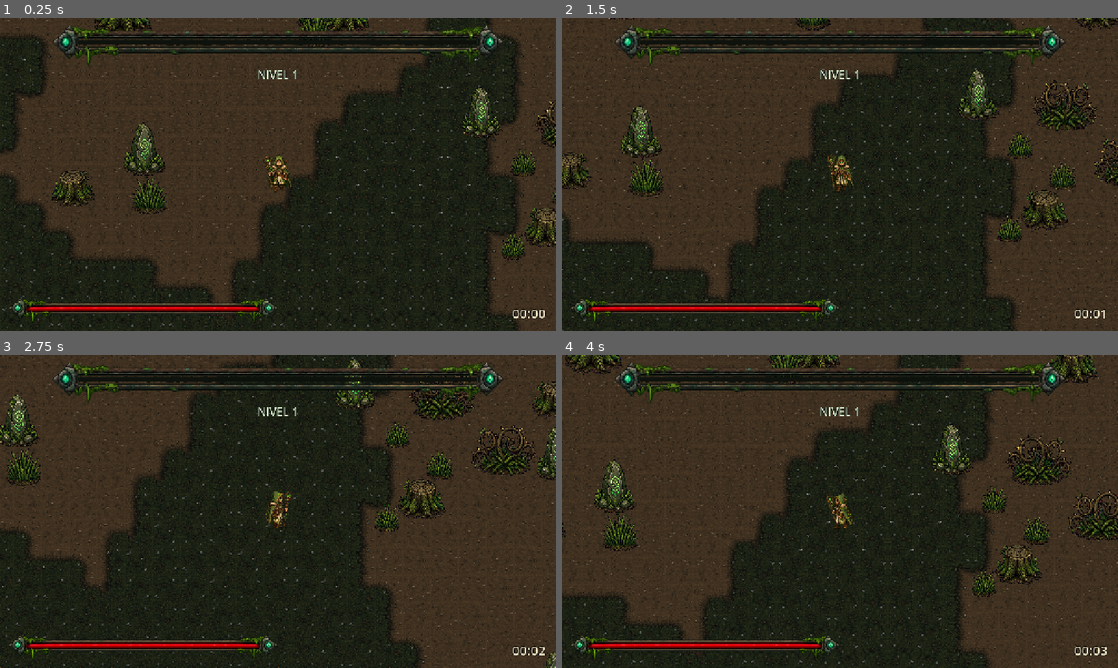
Above: before the commit, frames 1-4 (two rows, left to right).
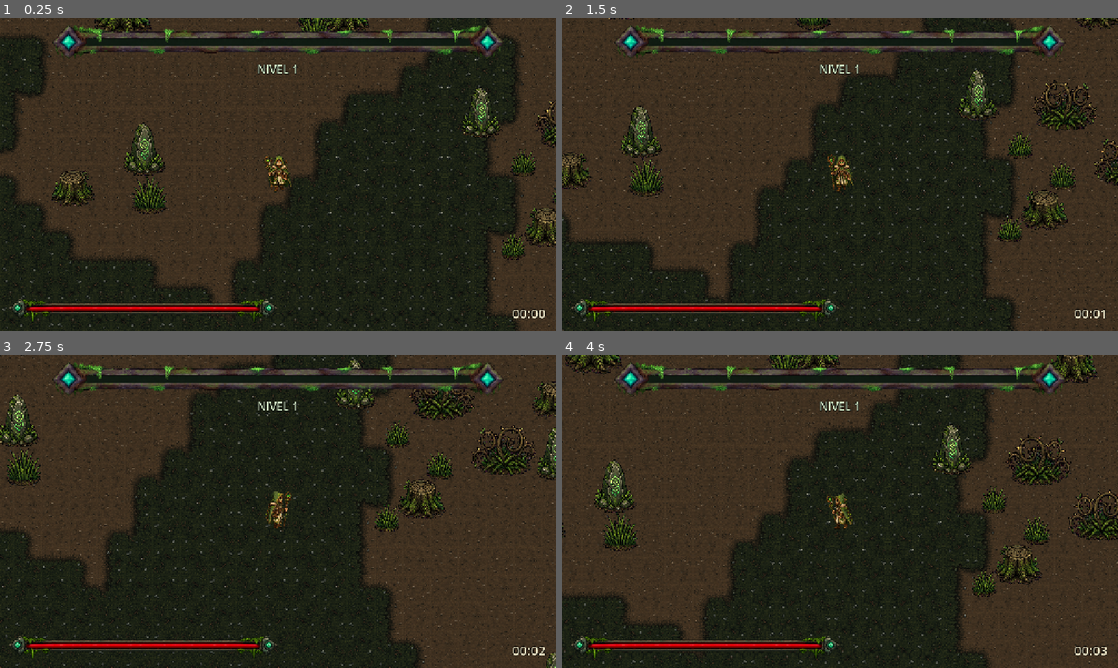
Above: after the commit, the same moments.

Repository: FearDev24/ForestSurvival
Game: Godot game, scene res://scenes/game/game.tscn
Same seed, same stepped clock (60 frames per second), same inputs: the game is played once before the commit and once after it.
Inputs:
- Up to frame 1 (0.25 s): no input
- Up to frame 2 (1.5 s): tap Enter at 0.5 s; hold D (move_right) 0.53-1.28 s; hold S (move_down) from 1.28 s (still down)
- Up to frame 3 (2.75 s): release S (move_down) at 2.03 s; hold D (move_right) from 2.03 s (still down)
- Up to frame 4 (4 s): release D (move_right) at 2.78 s; hold W (move_up) 2.78-3.53 s; hold A (move_left) from 3.53 s (still down)

The runs differ from the first frame. In frame 1, 3.8% of the frame differs, in the area x 2-91%, y 2-95%; in frame 2, 3.8%; in frame 3, 3.6%; in frame 4, 3.8%.

Commit message:
fix: refaz a barra de XP como placa macica com liquido pintado
A arte antiga era um quadro vazado -- dois trilhos finos com um buraco
no meio, sem corpo atras. Escurecer o buraco no processamento nao cria
placa, entao a barra lia como duas varetas flutuando. A nova arte e uma
placa macica com sulco, como a de vida sempre foi.

A barra de XP passa a vir em UMA peca so. O verde do liquido e
indistinguivel do musgo e do brilho da moldura, entao a mascara por cor
pegava a barra inteira -- o vermelho da vida nao tem esse problema por
ser a unica cor quente da arte. Em vez de extrair, o script acha a fenda
e pinta uma rampa verde dentro dela.

Dois ganhos alem de resolver a deteccao: o alinhamento passa a ser
garantido por construcao, e some o risco de as duas pecas nao serem a
mesma barra -- que foi exatamente o que aconteceu na tentativa de gerar
o par, com a fenda da vazia em cima e o canal da cheia centrado. E a
mascara do liquido exige pixel escuro, entao a hera que cai dentro do
sulco continua na frente da energia em vez de sumir debaixo dela.

O recuo das pontas mede o losango, nao a gema: a peca de pedra e bem
mais larga que a joia e o verde entrava nela. O sinal e a extensao
vertical por coluna, com filtro de mediana para as gotas de musgo nao
contarem como ponta.

Corte de fundo agora por cor E conexao com a borda. A barra brilha e
desbota o magenta em volta ate um rosa palido que escapa de qualquer
limiar de cor que nao coma a arte junto.

tests/test_hud.gd passa a exigir que o retangulo do no seja igual ao da
textura -- a arte nova tem 79 px de altura contra os 93 da anterior, e
sem essa checagem a moldura sairia esticada 18% sem ninguem notar.
Verificado por injecao. Oito suites passando.

Co-Authored-By: Claude Opus 5 <noreply@anthropic.com>

Diff:
--- a/scenes/ui/hud.tscn
+++ b/scenes/ui/hud.tscn
@@ -19,7 +19,7 @@
 offset_left = -520.0
 offset_top = 16.0
 offset_right = 520.0
-offset_bottom = 109.0
+offset_bottom = 95.0
 grow_horizontal = 2
 step = 0.01
 value = 0.0
@@ -31,9 +31,9 @@
 anchor_left = 0.5
 anchor_right = 0.5
 offset_left = -200.0
-offset_top = 112.0
+offset_top = 100.0
 offset_right = 200.0
-offset_bottom = 148.0
+offset_bottom = 136.0
 grow_horizontal = 2
 theme_override_colors/font_color = Color(0.85, 0.94, 0.8, 1)
 theme_override_colors/font_outline_color = Color(0, 0, 0, 1)
--- a/tests/test_hud.gd
+++ b/tests/test_hud.gd
@@ -96,6 +96,13 @@
 				% [nome, fundo.x, fundo.y, largura_tela, altura_tela])
 		if barra.fill_mode != TextureProgressBar.FILL_LEFT_TO_RIGHT:
 			_fail("%s deveria esvaziar da direita para a esquerda" % nome)
+		# O retângulo do nó precisa bater com a textura. Maior, a arte estica e
+		# a moldura deforma; menor não acontece, porque a textura é o mínimo.
+		var caixa := Vector2(barra.offset_right - barra.offset_left,
+			barra.offset_bottom - barra.offset_top)
+		if not (is_equal_approx(caixa.x, fundo.x) and is_equal_approx(caixa.y, fundo.y)):
+			_fail("%s: o nó mede %.0fx%.0f e a textura %.0fx%.0f — a arte sairia esticada"
+				% [nome, caixa.x, caixa.y, fundo.x, fundo.y])
 		# A arte do HUD não é pixel art: reduzida com NEAREST, serrilha.
 		if barra.texture_filter != CanvasItem.TEXTURE_FILTER_LINEAR:
 			_fail("%s deveria usar filtro LINEAR, usa %d" % [nome, barra.texture_filter])
Binary file removed: assets/_raw/barra-xp-cheia-original.png
Binary file changed: assets/_raw/barra-xp-vazia-original.png
Binary file changed: assets/ui/barra_vida_fundo.png
Binary file changed: assets/ui/barra_vida_preenchimento.png
Binary file changed: assets/ui/barra_xp_fundo.png
Binary file changed: assets/ui/barra_xp_preenchimento.png
Not shown, changed: docs/ASSET_WORKFLOW.md
Not shown, changed: docs/CHANGELOG.md
Not shown, changed: docs/DECISIONS.md
Not shown, changed: tools/preparar_barras_hud.py
